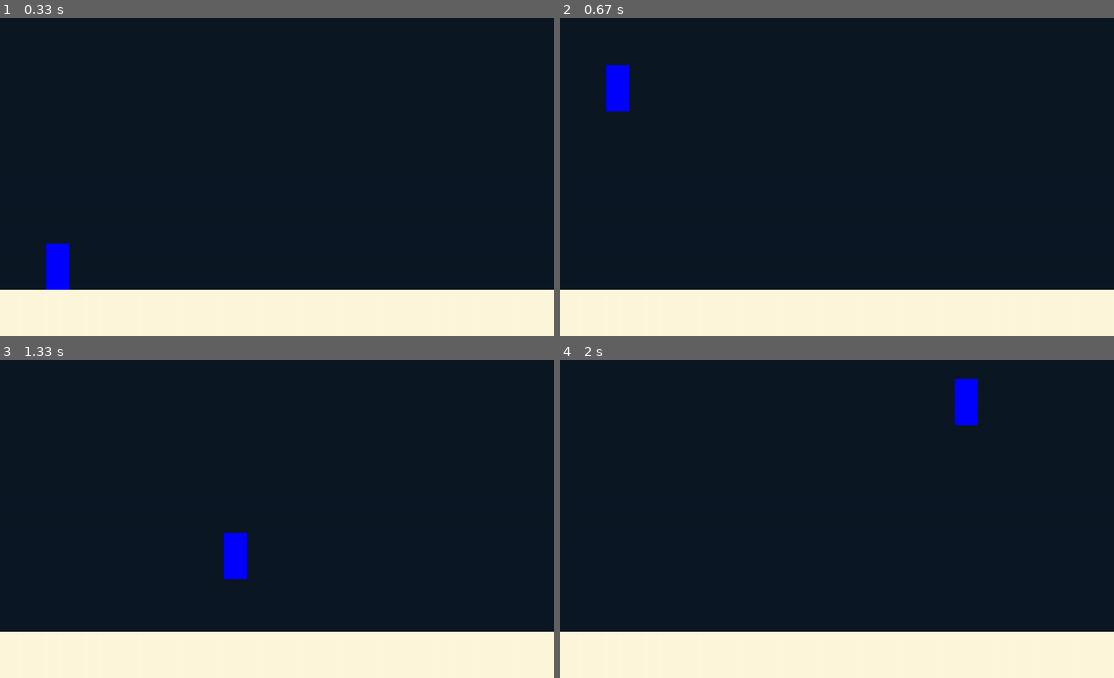
Above: before the commit, frames 1-4 (two rows, left to right).
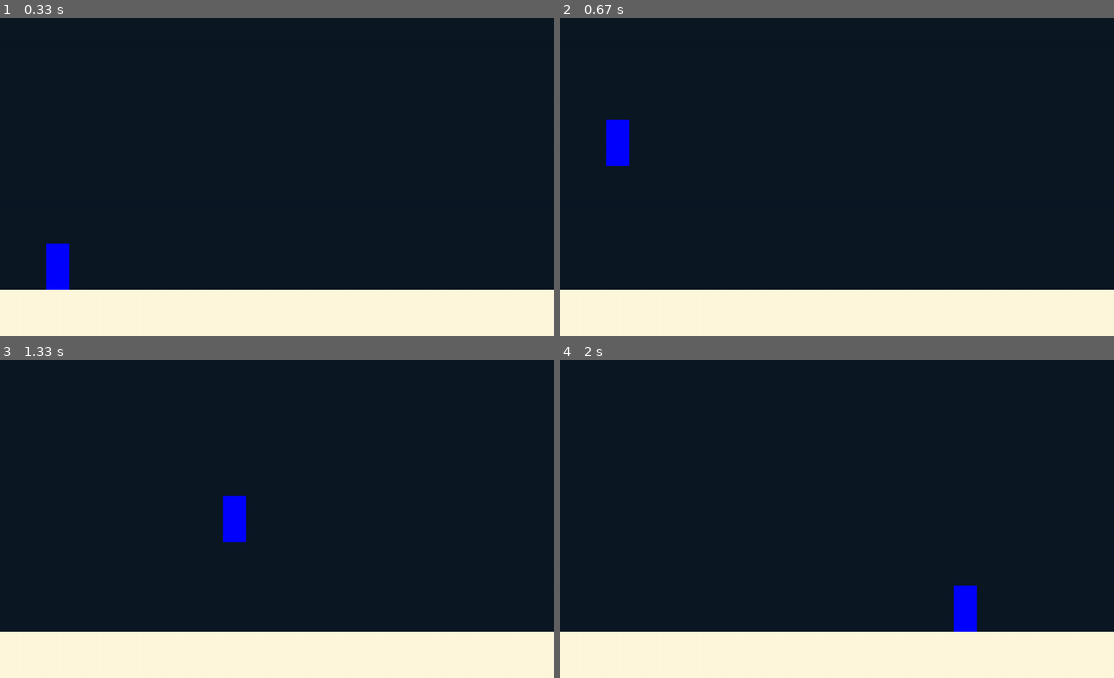
Above: after the commit, the same moments.

Repository: PANKRAV/Pygame-fun
Game: pygame game, started from main.py
Two runs of this game, one before a commit and one after it. Both use one fixed random seed, a clock stepped at 60 frames per second and the inputs below.
Inputs:
- Up to frame 1 (0.33 s): no input
- Up to frame 2 (0.67 s): tap Space at 0.33 s
- Up to frame 3 (1.33 s): hold Right 0.67-1.13 s; tap Space at 0.73, 1.03, 1.23 s; hold Up from 1.17 s (still down)
- Up to frame 4 (2 s): release Up at 1.47 s; hold Right 1.5-1.97 s; tap Space at 1.57, 1.87 s

Frame 1 is identical in both runs. In frame 2, 1.2% of the frame differs, in the area x 8-13%, y 14-47%; in frame 3, 1.0%; in frame 4, 1.3%, in the area x 71-76%, y 5-86%.

Commit message:
air resistance was actually helping the motion because of a + instead of a -

Diff:
--- a/sprites.py
+++ b/sprites.py
@@ -207,7 +207,7 @@
 #Y-AXIS
         if self.isground == -1:
             self.ay += self.mass * v.g
-            if v.air_res : self.ay += v.ρ * self.uy
+            if v.air_res : self.ay -= v.ρ * self.uy
 
 #Y-AXIS-END
 
